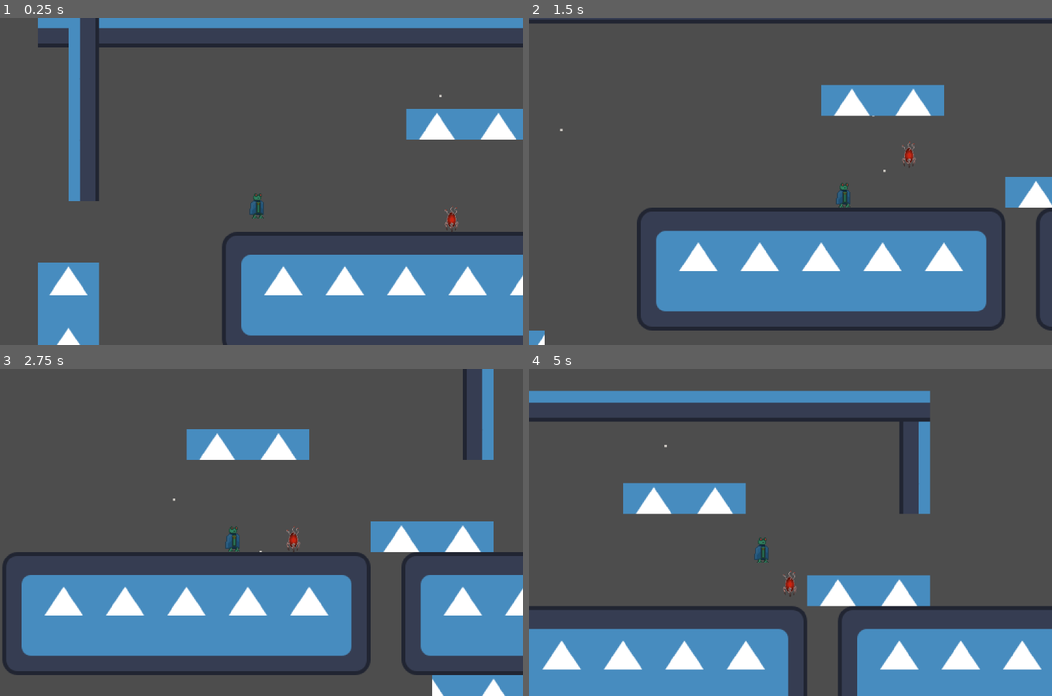
Above: before the commit, frames 1-4 (two rows, left to right).
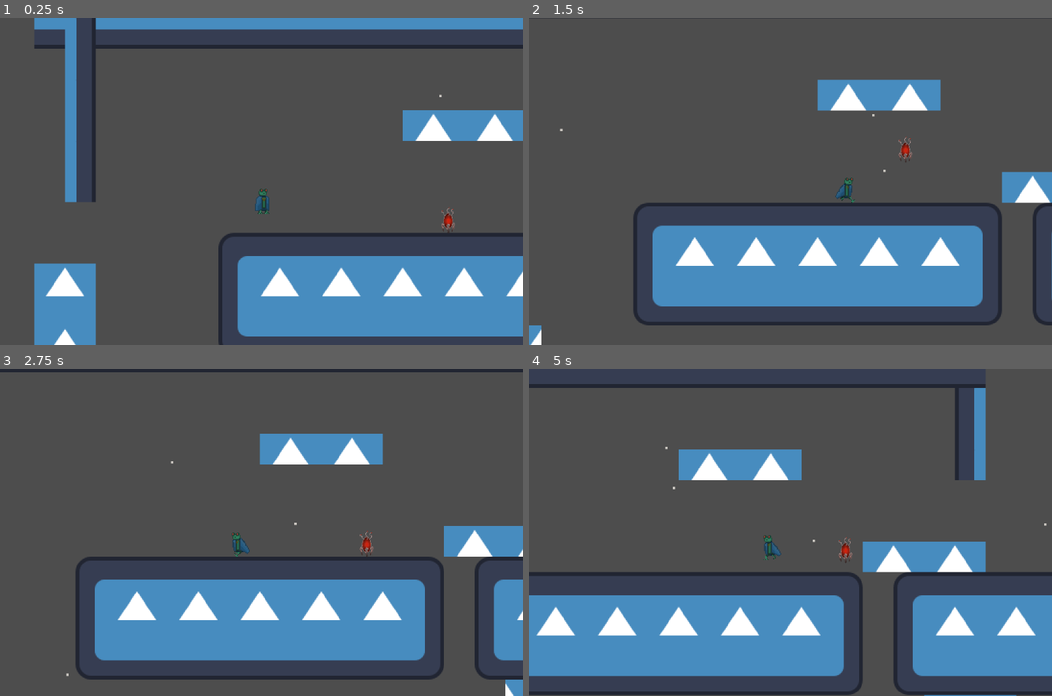
Above: after the commit, the same moments.

Repository: Rowan-Nag/Metroidvania
Game: Godot game, scene res://node_2d.tscn
The game is run twice, just before and just after one commit, with the same random seed, the same clock (stepped at 60 frames per second) and the same inputs. The engine's default icon, where the game draws it, is replaced by a stand-in: a white triangle on a blue panel in a dark square.
Inputs (mouse positions are in pixels of both pictures, inside the frame that each line leads up to):
- Up to frame 1 (0.25 s): no input
- Up to frame 2 (1.5 s): move the mouse to (905, 165) at 0.52 s; hold D (Right) from 0.53 s (still down); click (905, 165) at 0.6 s; tap Space (Jump) at 0.77 s; move the mouse to (685, 197) at 1.27 s; tap Shift (Dash) at 1.35 s
- Up to frame 3 (2.75 s): tap Space (Jump) at 1.52 s; move the mouse to (313, 460) at 2.02 s; release D (Right) at 2.03 s; hold A (Left) from 2.03 s (still down); right-click (313, 460) at 2.1 s
- Up to frame 4 (5 s): move the mouse to (764, 597) at 2.77 s; release A (Left) at 2.78 s; hold D (Right) 2.78-4.28 s; click (764, 597) at 2.85 s; tap Space (Jump) at 3.02, 3.77, 4.52 s; move the mouse to (947, 581) at 3.52 s; tap Shift (Dash) at 3.6 s; move the mouse to (633, 483) at 4.27 s; hold A (Left) from 4.28 s (still down); right-click (633, 483) at 4.35 s

The runs differ from the first frame. In frame 1, 6.3% of the frame differs, in the area x 6-100%, y 0-100%; in frame 2, 11%; in frame 3, 27%; in frame 4, 37%, in the area x 0-100%, y 4-100%.

Commit message:
Added feather frog sprites, animations for states

Diff:
--- a/Scripts/Player.gd
+++ b/Scripts/Player.gd
@@ -1,5 +1,5 @@
 extends CharacterBody2D
-class_name Player
+class_name PlayerOld
 
 var maxHealth : int = 6
 var health : int = 6
--- a/Scripts/PlayerFall.gd
+++ b/Scripts/PlayerFall.gd
@@ -8,6 +8,8 @@
 @export var dragMultiplier: int = 1
 @export var accelerationMultiplier: int = 1
 @export var moveSpeedMultiplier: int
+
+@export var terminal_velocity = 100
 
 var gravity = ProjectSettings.get_setting("physics/2d/default_gravity") * gravityMultiplier
 
@@ -28,6 +30,7 @@
 	return null
 
 func process_physics(delta: float) -> State:
+	#Physics
 	var drag = parent.drag * dragMultiplier
 	var acceleration = parent.acceleration*accelerationMultiplier
 	var maxSpeed = parent.moveSpeed * moveSpeedMultiplier
@@ -42,8 +45,18 @@
 
 	#Gravity (vertical movement)
 	parent.velocity.y += gravity*gravityMultiplier*delta
+	parent.velocity.y = clamp(parent.velocity.y, -10000, terminal_velocity)
 
 	parent.move_and_slide()
+
+	# Animations
+	if(inputDir == 0):
+		play_animation("idle")
+	else:
+		play_animation("walk")
+		parent.animations.scale.x = sign(inputDir)*abs(parent.animations.scale.x)
+
+	# State switches
 
 	if parent.is_on_floor():
 		return ground_state
--- a/Scripts/PlayerGround.gd
+++ b/Scripts/PlayerGround.gd
@@ -28,6 +28,7 @@
 	return null
 
 func process_physics(delta: float) -> State:
+	# Physics
 	var drag = parent.drag * dragMultiplier
 	var acceleration = parent.acceleration*accelerationMultiplier
 	var maxSpeed = parent.moveSpeed * moveSpeedMultiplier
@@ -44,7 +45,14 @@
 		parent.velocity.x = move_toward(parent.velocity.x, 0, drag*delta)
 
 	parent.move_and_slide()
+	# Animations
+	if(inputDir == 0):
+		play_animation("idle")
+	else:
+		play_animation("walk")
+		parent.animations.scale.x = sign(inputDir)*abs(parent.animations.scale.x)
 
+	# State switches
 	if !parent.is_on_floor():
 		return fall_state
 	return null
--- a/Scripts/PlayerJump.gd
+++ b/Scripts/PlayerJump.gd
@@ -33,6 +33,7 @@
 	return null
 
 func process_physics(delta: float) -> State:
+	# Physics
 	var drag = parent.drag * dragMultiplier
 	var acceleration = parent.acceleration*accelerationMultiplier
 	var maxSpeed = parent.moveSpeed * moveSpeedMultiplier
@@ -49,6 +50,14 @@
 
 	parent.move_and_slide()
 
+	# Animations
+	if(inputDir == 0):
+		play_animation("idle")
+	else:
+		play_animation("walk")
+		parent.animations.scale.x = sign(inputDir)*abs(parent.animations.scale.x)
+
+	# State switches
 	if parent.velocity.y >= 0:
 		return fall_state
 	return null
--- a/Scripts/PlayerNew.gd
+++ b/Scripts/PlayerNew.gd
@@ -1,4 +1,4 @@
-class_name PlayerNew
+class_name Player
 extends CharacterBody2D
 
 @onready
@@ -7,12 +7,26 @@
 @onready
 var state_machine = $state_machine
 
-@export_category("Physics Components")
+@export_category("Physics")
 @export var drag : int = 400
 @export var acceleration : int = 500
 @export var moveSpeed : int = 600
 
+@export_category("Combat")
+@export var maxHealth : int = 100
+var health : int = maxHealth
+@export var immunityTime : float = 0.2
 
+@onready var immunity : Timer = $immunityTimer
+
+func take_damage(damage : int, knockback : Vector2 = Vector2.ZERO) -> void:
+	if(immunity.is_stopped()):
+		immunity.start(immunityTime)
+		health -= damage
+		velocity = knockback*400
+		if(health <= 0):
+			# Die, probably should emit a signal here saying that the player died.
+			print("Dead.")
 
 
 func _ready() -> void:
--- a/State.gd
+++ b/State.gd
@@ -1,12 +1,10 @@
 class_name State
 extends Node
 
-@export var animation_name: String
 var parent: Node
 
 func enter() -> void:
-	if parent.animations:
-		parent.animations.play(animation_name)
+	pass
 
 func exit() -> void:
 	pass
@@ -19,3 +17,7 @@
 
 func process_physics(delta: float) -> State:
 	return null
+
+func play_animation(animation) -> void:
+	if parent.animations:
+		parent.animations.play(animation)
--- a/node_2d.tscn
+++ b/node_2d.tscn
@@ -1,9 +1,10 @@
-[gd_scene load_steps=31 format=3 uid="uid://dvwp3gyt6qtdc"]
+[gd_scene load_steps=42 format=3 uid="uid://dvwp3gyt6qtdc"]
 
 [ext_resource type="Texture2D" uid="uid://v7hnvxuq177q" path="res://icon.svg" id="1_tfmcr"]
 [ext_resource type="Script" path="res://Scripts/PlayerNew.gd" id="2_hgwbc"]
 [ext_resource type="Texture2D" uid="uid://bvbf37s6vx5rr" path="res://standingThing_bright.png" id="3_t0bjk"]
 [ext_resource type="Texture2D" uid="uid://cwk8mrfv1osgx" path="res://sidefeatherfrog.png" id="4_oepox"]
+[ext_resource type="Texture2D" uid="uid://cx75rmkwugfy4" path="res://featherfrogrun.png" id="5_omx6f"]
 [ext_resource type="Texture2D" uid="uid://bnmkrb7jmdv7x" path="res://Subject.png" id="5_wcg1j"]
 [ext_resource type="Script" path="res://Scripts/StateMachine.gd" id="5_xa24y"]
 [ext_resource type="Script" path="res://Scripts/PlayerGround.gd" id="6_3vp8f"]
@@ -141,6 +142,46 @@
 atlas = ExtResource("4_oepox")
 region = Rect2(288, 0, 32, 32)
 
+[sub_resource type="AtlasTexture" id="AtlasTexture_8ybdv"]
+atlas = ExtResource("5_omx6f")
+region = Rect2(0, 0, 32, 32)
+
+[sub_resource type="AtlasTexture" id="AtlasTexture_rjtmh"]
+atlas = ExtResource("5_omx6f")
+region = Rect2(32, 0, 32, 32)
+
+[sub_resource type="AtlasTexture" id="AtlasTexture_wj3ik"]
+atlas = ExtResource("5_omx6f")
+region = Rect2(64, 0, 32, 32)
+
+[sub_resource type="AtlasTexture" id="AtlasTexture_u3spp"]
+atlas = ExtResource("5_omx6f")
+region = Rect2(96, 0, 32, 32)
+
+[sub_resource type="AtlasTexture" id="AtlasTexture_hloja"]
+atlas = ExtResource("5_omx6f")
+region = Rect2(128, 0, 32, 32)
+
+[sub_resource type="AtlasTexture" id="AtlasTexture_f5e3j"]
+atlas = ExtResource("5_omx6f")
+region = Rect2(160, 0, 32, 32)
+
+[sub_resource type="AtlasTexture" id="AtlasTexture_f64rb"]
+atlas = ExtResource("5_omx6f")
+region = Rect2(192, 0, 32, 32)
+
+[sub_resource type="AtlasTexture" id="AtlasTexture_obsvq"]
+atlas = ExtResource("5_omx6f")
+region = Rect2(224, 0, 32, 32)
+
+[sub_resource type="AtlasTexture" id="AtlasTexture_0y5qt"]
+atlas = ExtResource("5_omx6f")
+region = Rect2(256, 0, 32, 32)
+
+[sub_resource type="AtlasTexture" id="AtlasTexture_rta80"]
+atlas = ExtResource("5_omx6f")
+region = Rect2(288, 0, 32, 32)
+
 [sub_resource type="SpriteFrames" id="SpriteFrames_ixvtf"]
 animations = [{
 "frames": [{
@@ -183,12 +224,47 @@
 "texture": SubResource("AtlasTexture_7cqbt")
 }],
 "loop": true,
-"name": &"default",
-"speed": 5.0
+"name": &"idle",
+"speed": 12.0
+}, {
+"frames": [{
+"duration": 1.0,
+"texture": SubResource("AtlasTexture_8ybdv")
+}, {
+"duration": 1.0,
+"texture": SubResource("AtlasTexture_rjtmh")
+}, {
+"duration": 1.0,
+"texture": SubResource("AtlasTexture_wj3ik")
+}, {
+"duration": 1.0,
+"texture": SubResource("AtlasTexture_u3spp")
+}, {
+"duration": 1.0,
+"texture": SubResource("AtlasTexture_hloja")
+}, {
+"duration": 1.0,
+"texture": SubResource("AtlasTexture_f5e3j")
+}, {
+"duration": 1.0,
+"texture": SubResource("AtlasTexture_f64rb")
+}, {
+"duration": 1.0,
+"texture": SubResource("AtlasTexture_obsvq")
+}, {
+"duration": 1.0,
+"texture": SubResource("AtlasTexture_0y5qt")
+}, {
+"duration": 1.0,
+"texture": SubResource("AtlasTexture_rta80")
+}],
+"loop": true,
+"name": &"walk",
+"speed": 12.0
 }]
 
 [sub_resource type="RectangleShape2D" id="RectangleShape2D_luyl7"]
-size = Vector2(127, 99)
+size = Vector2(91.1541, 78.7474)
 
 [sub_resource type="SpriteFrames" id="SpriteFrames_ksq3d"]
 animations = [{
@@ -214,7 +290,7 @@
 layer_0/tile_data = PackedInt32Array(65535, 0, 0, 131071, 0, 1, 196607, 0, 2, 0, 65536, 0, 65536, 65536, 1, 131072, 655 …(4383 unchanged characters)…
 
 [node name="Player" type="CharacterBody2D" parent="."]
-position = Vector2(15, -102)
+position = Vector2(21, -104)
 scale = Vector2(0.613918, 0.547057)
 collision_layer = 2
 collision_mask = 17
@@ -222,6 +298,7 @@
 drag = 800
 acceleration = 1300
 moveSpeed = 250
+immunityTime = 0.81
 metadata/_edit_group_ = true
 
 [node name="Rain?" type="GPUParticles2D" parent="Player"]
@@ -235,16 +312,19 @@
 lifetime = 13.17
 
 [node name="AnimatedSprite2D" type="AnimatedSprite2D" parent="Player"]
-position = Vector2(-13.7315, 14.4957)
+position = Vector2(1.62888, -5.72205e-06)
 scale = Vector2(2.50135, 2.80706)
 sprite_frames = SubResource("SpriteFrames_ixvtf")
+animation = &"idle"
+frame_progress = 0.493886
+metadata/_edit_group_ = true
 
 [node name="Camera2D" type="Camera2D" parent="Player"]
 zoom = Vector2(1.79, 1.79)
 position_smoothing_enabled = true
 
 [node name="CollisionShape2D" type="CollisionShape2D" parent="Player"]
-position = Vector2(2.5, 11.5)
+position = Vector2(1.62888, 5.48389)
 scale = Vector2(0.464608, 1)
 shape = SubResource("RectangleShape2D_luyl7")
 metadata/_edit_group_ = true
@@ -282,6 +362,7 @@
 jump_state = NodePath("../jump")
 dash_state = NodePath("../Dash")
 moveSpeedMultiplier = 1
+terminal_velocity = 600
 
 [node name="jump" type="Node" parent="Player/state_machine" node_paths=PackedStringArray("fall_state", "dash_state", "ground_state")]
 script = ExtResource("8_bidk3")
Binary file added: featherfrogrun.png
Not shown, added: featherfrogrun.png.import
Binary file added: sidefeatherfrogoutline.png
Not shown, added: sidefeatherfrogoutline.png.import
